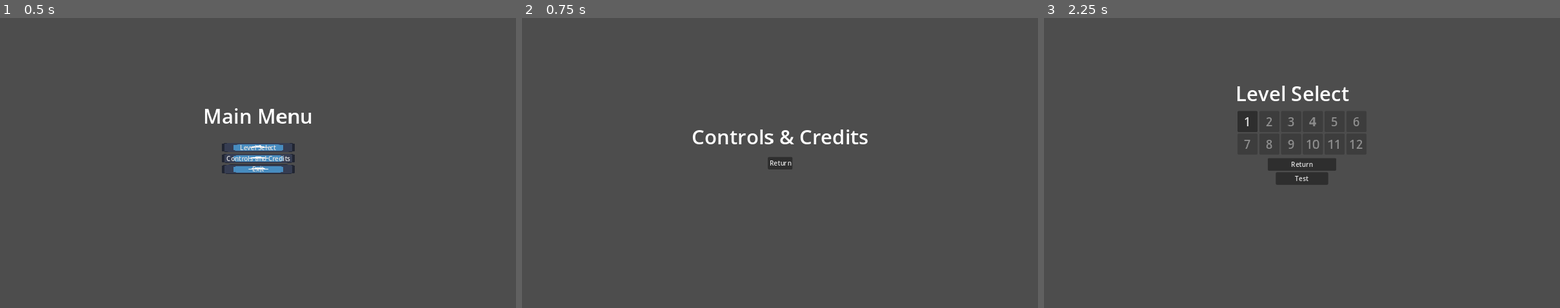
Above: before the commit, frames 1-3 (left to right).
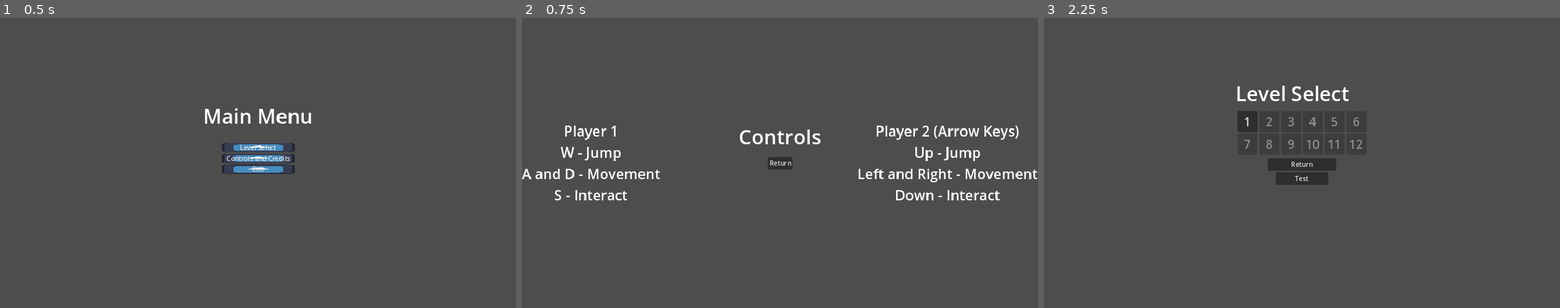
Above: after the commit, the same moments.

Repository: DevBeebo/HighCoastGameJam2024
Game: Godot game, scene res://Scenes/MainScene.tscn
The game is run twice, just before and just after one commit, with the same random seed, the same clock (stepped at 60 frames per second) and the same inputs. The engine's default icon, where the game draws it, is replaced by a stand-in: a white triangle on a blue panel in a dark square.
Inputs:
- Up to frame 1 (0.5 s): no input
- Up to frame 2 (0.75 s): click "Controls and Credits" at 0.5 s
- Up to frame 3 (2.25 s): click "Return" at 1.25 s; click "Level Select" at 2 s

Frame 1 is identical in both runs. In frame 2, 3.1% of the frame differs, in the area x 0-100%, y 37-63%; in frame 3, nothing differs.

Commit message:
Controls Instructions Added

Diff:
--- a/project/Scenes/Menus/Controls.tscn
+++ b/project/Scenes/Menus/Controls.tscn
@@ -25,7 +25,9 @@
 grow_horizontal = 2
 grow_vertical = 2
 theme_override_font_sizes/font_size = 50
-text = "Controls & Credits"
+text = "Controls"
+horizontal_alignment = 1
+vertical_alignment = 1
 
 [node name="Return" type="Button" parent="."]
 layout_mode = 1
@@ -42,4 +44,39 @@
 grow_vertical = 2
 text = "Return"
 
+[node name="Label2" type="Label" parent="."]
+layout_mode = 1
+anchors_preset = 4
+anchor_top = 0.5
+anchor_bottom = 0.5
+offset_top = -11.5
+offset_right = 40.0
+offset_bottom = 11.5
+grow_vertical = 2
+theme_override_font_sizes/font_size = 35
+text = "Player 1
+W - Jump
+A and D - Movement
+S - Interact"
+horizontal_alignment = 1
+
+[node name="Label3" type="Label" parent="."]
+layout_mode = 1
+anchors_preset = 6
+anchor_left = 1.0
+anchor_top = 0.5
+anchor_right = 1.0
+anchor_bottom = 0.5
+offset_left = -343.0
+offset_top = -102.5
+offset_bottom = 102.5
+grow_horizontal = 0
+grow_vertical = 2
+theme_override_font_sizes/font_size = 35
+text = "Player 2 (Arrow Keys)
+Up - Jump
+Left and Right - Movement
+Down - Interact"
+horizontal_alignment = 1
+
 [connection signal="pressed" from="Return" to="." method="_on_return_pressed"]
